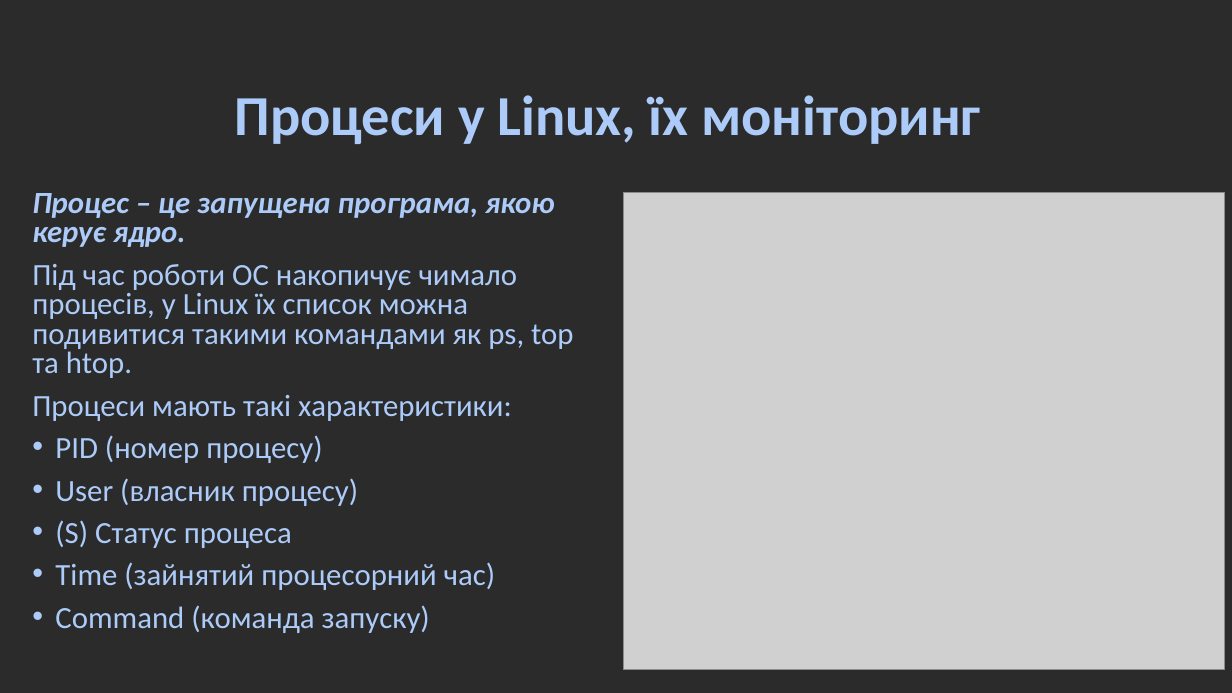
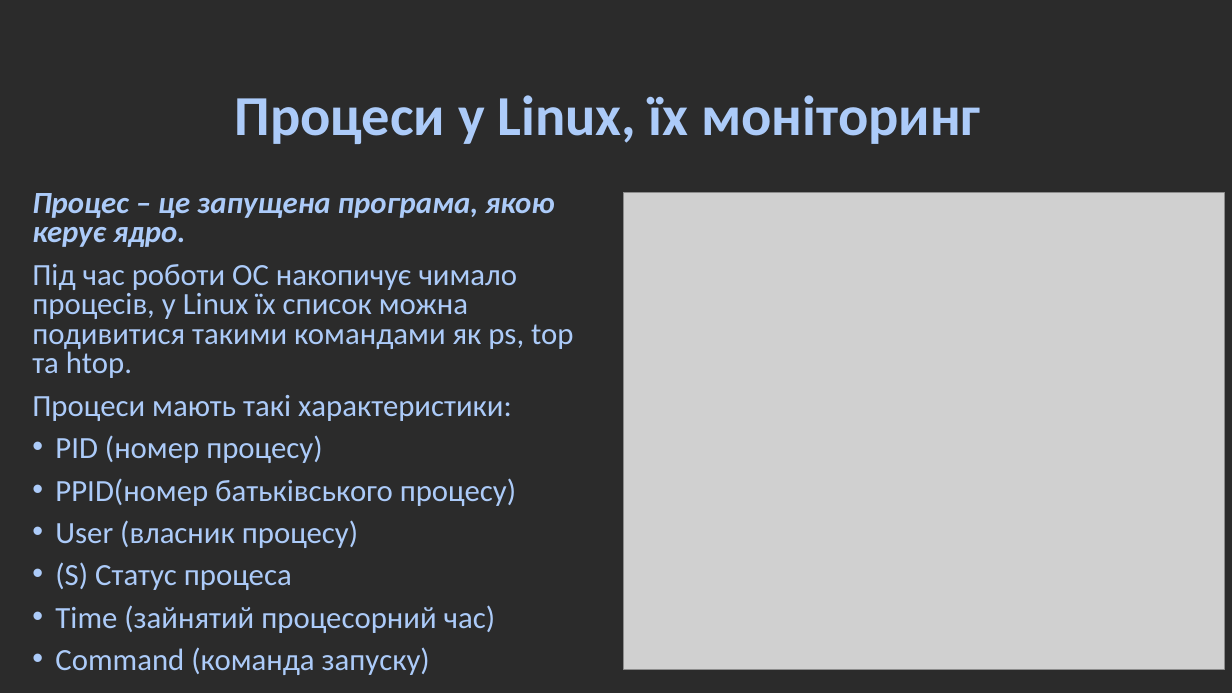
Before and after one commit to millennium02/SRS_L5, a slide deck: slide 2 of linux_ps&threads.odp. Drawn at 1232x693 pixels with LibreOffice and Linux fonts; fonts in the diff are those of the drawing; grey boxes stand for pictures; background and template pictures are left out; a plain dark background stands for a picture behind light text. Boxes give left, top, right and bottom in pixels: in the first picture for what was removed or moved away, otherwise in the second. Text is boxed around its words. In the diff, an @@ line names an element or a change of style, - is before the commit and + after.

```diff
--- a/linux_ps&threads.odp
+++ b/linux_ps&threads.odp
@@ text at [55,478,516,506]: paragraph added @@
+• PPID(номер батьківського процесу)
```
Also in this commit, not shown: 3 other slides changed, 2 slides added, 2 other files.
